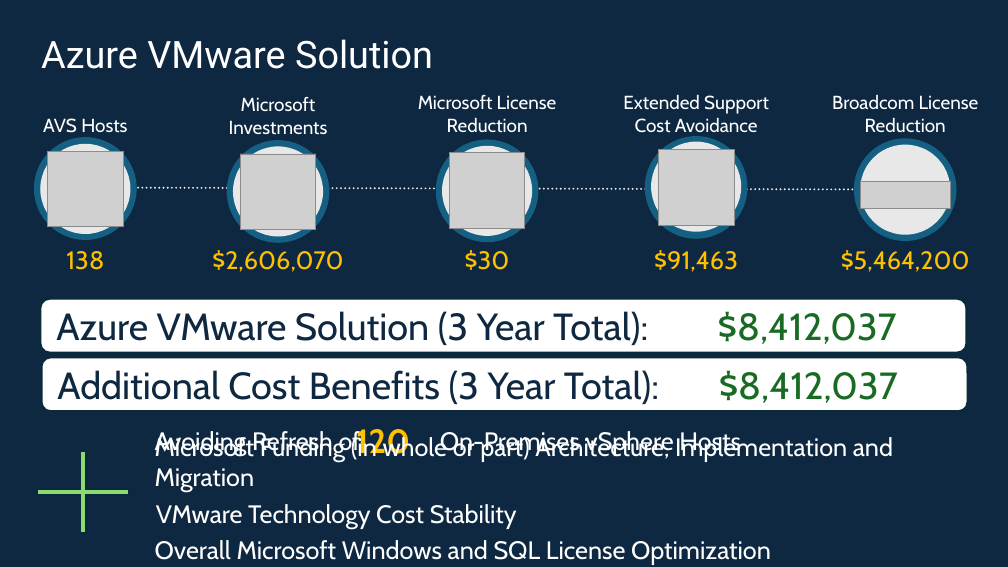
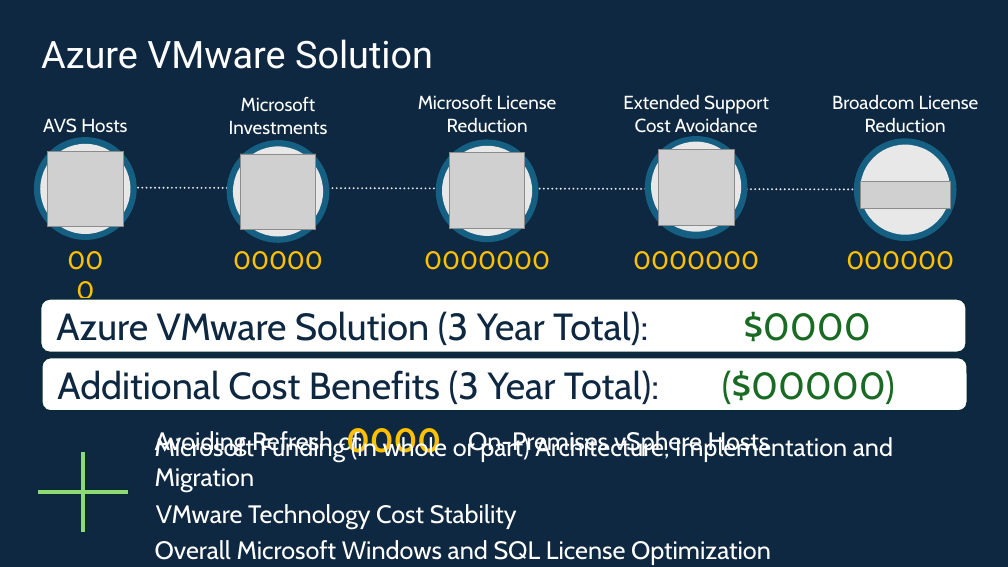
Before and after one commit to Trevor-Davis/Azure-VMware-Solution, a slide deck: slide 3 of AVS-Sizer/AVSDemandGen-Template.pptm. Drawn at 1008x567 pixels with LibreOffice and Linux fonts; fonts in the diff are those of the drawing; grey boxes stand for pictures. Boxes give left, top, right and bottom in pixels: in the first picture for what was removed or moved away, otherwise in the second. Text is boxed around its words. In the diff, an @@ line names an element or a change of style, - is before the commit and + after.

```diff
--- a/AVS-Sizer/AVSDemandGen-Template.pptm
+++ b/AVS-Sizer/AVSDemandGen-Template.pptm
@@ text at bbox=[66, 251, 104, 270]: text changed @@
-138
+000
@@ text at bbox=[233, 251, 323, 270]: text changed @@
-$2,606,070
+00000
@@ text at bbox=[424, 251, 550, 270]: text changed @@
-$30
+0000000
@@ text at bbox=[633, 251, 759, 270]: text changed @@
-$91,463
+0000000
@@ text at bbox=[846, 251, 954, 270]: text changed @@
-$5,464,200
+000000
@@ text at bbox=[744, 311, 871, 342]: text changed @@
-$8,412,037
+$0000
@@ text at bbox=[722, 370, 895, 404]: text changed @@
-$8,412,037
+($00000)
@@ text "Avoiding Refresh of On-Premises vSphere ..." rewrapped from bbox=[155, 431, 580, 456] to bbox=[155, 429, 608, 456] @@
@@ text at bbox=[346, 428, 441, 460]: text changed @@
-120
+0000
```
Also in this commit, not shown: 6 other slides changed, 11 other files.
